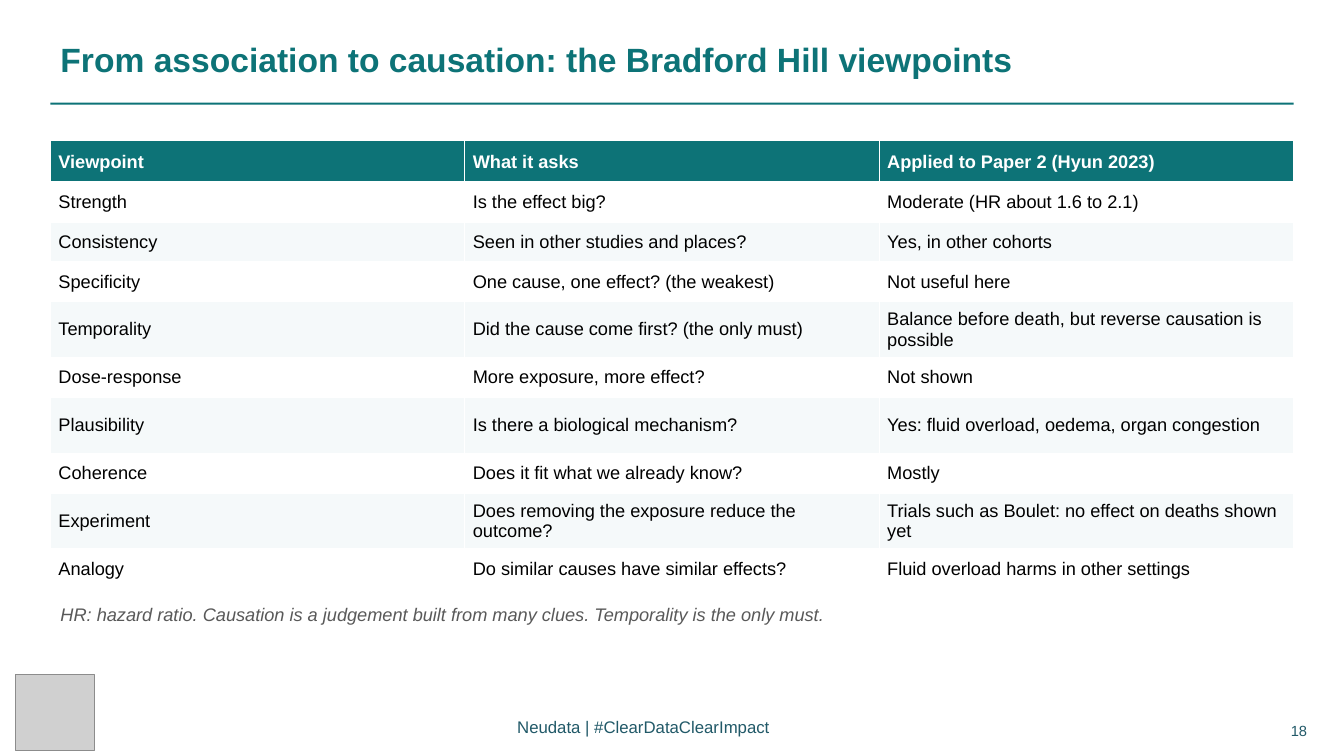
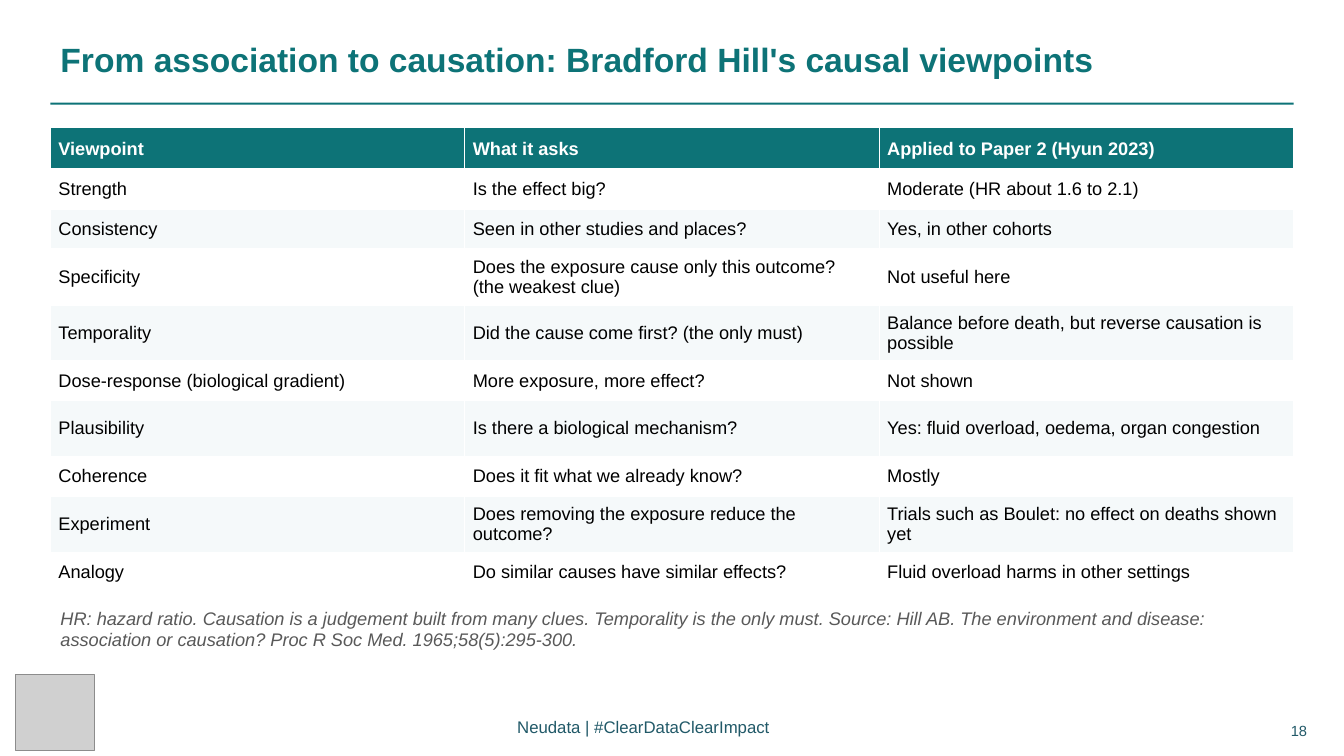
Before and after one commit to neu-data/FoundationsofClinicalResearch, a slide deck: slide 18 of en/files/slides/Session_4_EN.pptx. Drawn at 1344x756 pixels with LibreOffice and Linux fonts; fonts in the diff are those of the drawing; grey boxes stand for pictures. Boxes give left, top, right and bottom in pixels: in the first picture for what was removed or moved away, otherwise in the second. Text is boxed around its words. In the diff, an @@ line names an element or a change of style, - is before the commit and + after.

```diff
--- a/en/files/slides/Session_4_EN.pptx
+++ b/en/files/slides/Session_4_EN.pptx
@@ text at (x1=60, y1=47, x2=1093, y2=79): text changed @@
-From association to causation: the Bradford Hill viewpoints
+From association to causation: Bradford Hill's causal viewpoints
@@ table at (x1=50, y1=128, x2=1294, y2=592) @@
-row 4, column 2: One cause, one effect? (the weakest)
+row 4, column 2: Does the exposure cause only this outcome? (the weakest clue)
-row 6, column 1: Dose-response
+row 6, column 1: Dose-response (biological gradient)
@@ table resized from (x1=50, y1=141, x2=1294, y2=589) to (x1=50, y1=128, x2=1294, y2=592) @@
@@ text at (x1=60, y1=612, x2=1205, y2=650): text changed @@
-HR: hazard ratio. Causation is a judgement built from many clues. Temporality is the only must.
+HR: hazard ratio. Causation is a judgement built from many clues. Temporality is the only must. Source: Hill AB. The environment and disease: association or causation? Proc R Soc Med. 1965;58(5):295-300.
```
Also in this commit, not shown: 17 other slides changed, 2 slides added, 44 other files.
